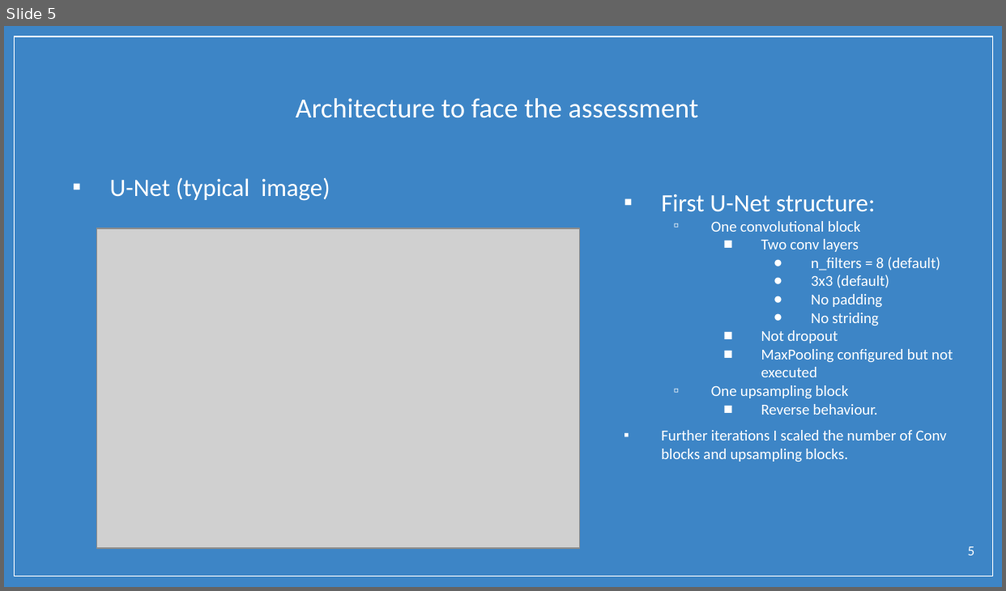
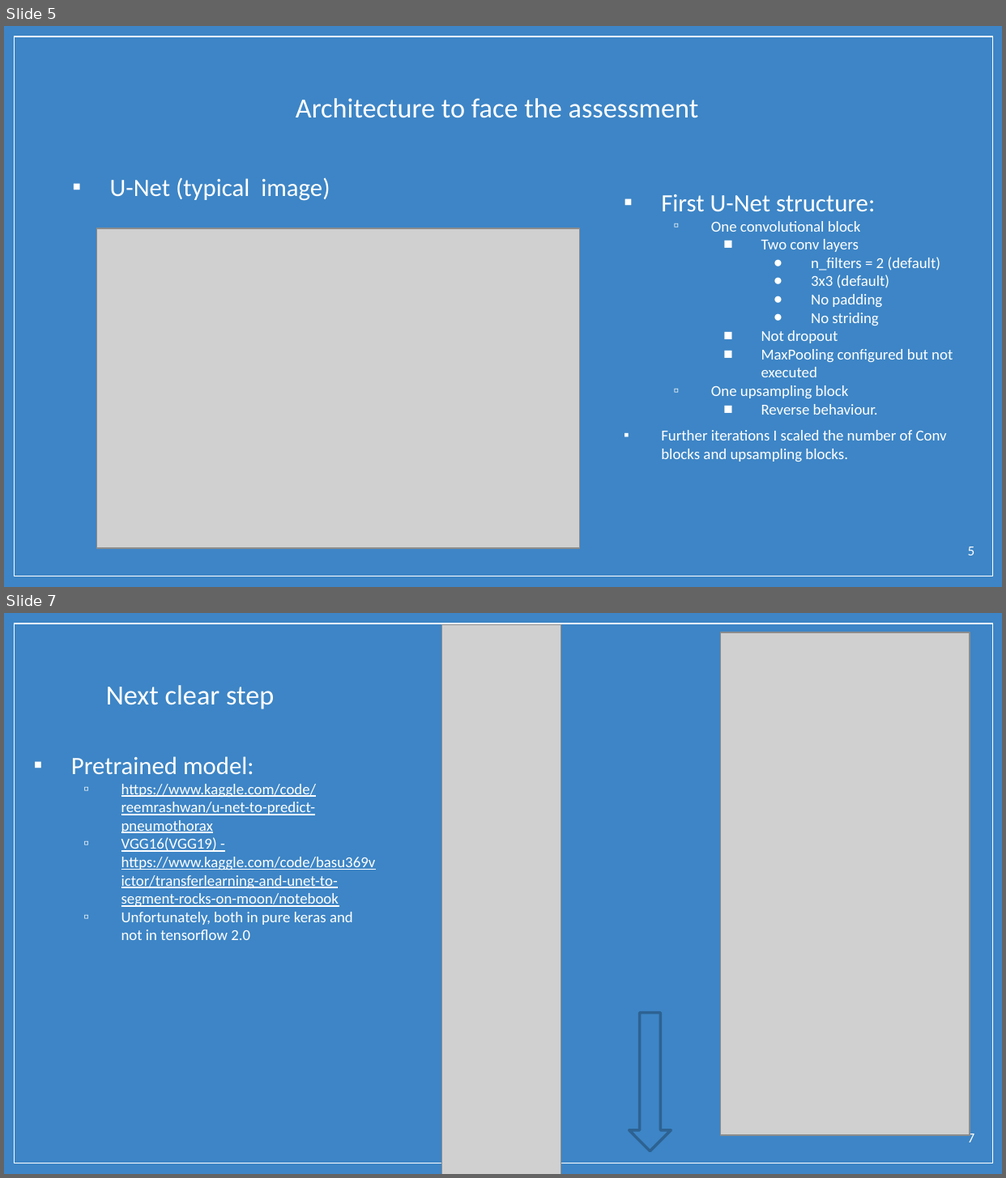
Before and after one commit to borjaf696/cv_test, a slide deck: valeo_assessment.pptx. Shown one above the other, each under a label of ours: slide 5 before the commit, slides 5 and 7 after it; the slides between them are not shown. The pictures are 1006x591 and 1006x1178 pixels, drawn with LibreOffice and Linux fonts; fonts in the diff are those of the drawing; grey boxes stand for pictures; background and template pictures are left out. Boxes give left, top, right and bottom in pixels: in the first picture for what was removed or moved away, otherwise in the second. Text is boxed around its words. In the diff, an @@ line names an element or a change of style, - is before the commit and + after.

```diff
--- a/valeo_assessment.pptx
+++ b/valeo_assessment.pptx
@@ slide 7 added at <box>4,613,1002,1174</box>, background picture (left out); not listed: 1 template element that a slide beside it also shows @@
@@ picture added at <box>442,625,560,1174</box> @@
@@ picture added at <box>721,633,970,1136</box> @@
@@ title added at <box>106,685,274,709</box>, 20 pt, text #FFFFFF @@
+Next clear step
@@ text added at <box>71,756,376,940</box>, 11 pt, text #FFFFFF, underline @@
+▪ Pretrained model:
+  ▫ https://www.kaggle.com/code/reemrashwan/u-net-to-predict-pneumothorax
+  ▫ VGG16(VGG19) - https://www.kaggle.com/code/basu369victor/transferlearning-and-unet-to-segment-rocks-on-moon/notebook
+  ▫ Unfortunately, both in pure keras and not in tensorflow 2.0
@@ down arrow added at <box>629,1013,671,1152</box>, fill #3D85C6, outline #2D6292 2 pt @@
@@ page number added at <box>968,1131,975,1143</box>, 10 pt, text #FFFFFF @@
+7
@@ slide 5 changed as well @@
@@ text at <box>811,257,940,271</box>: text changed @@
-      ● n_filters = 8 (default)
+      ● n_filters = 2 (default)
```
Also in this commit, not shown: 4 other slides changed, 3 other slides added, 4 slides removed, 3 other files.
